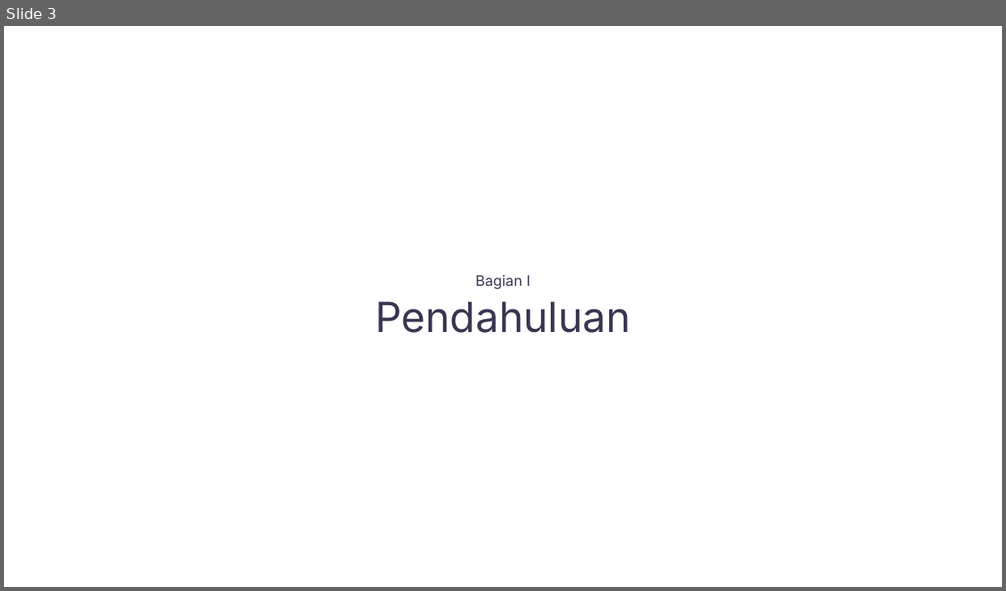
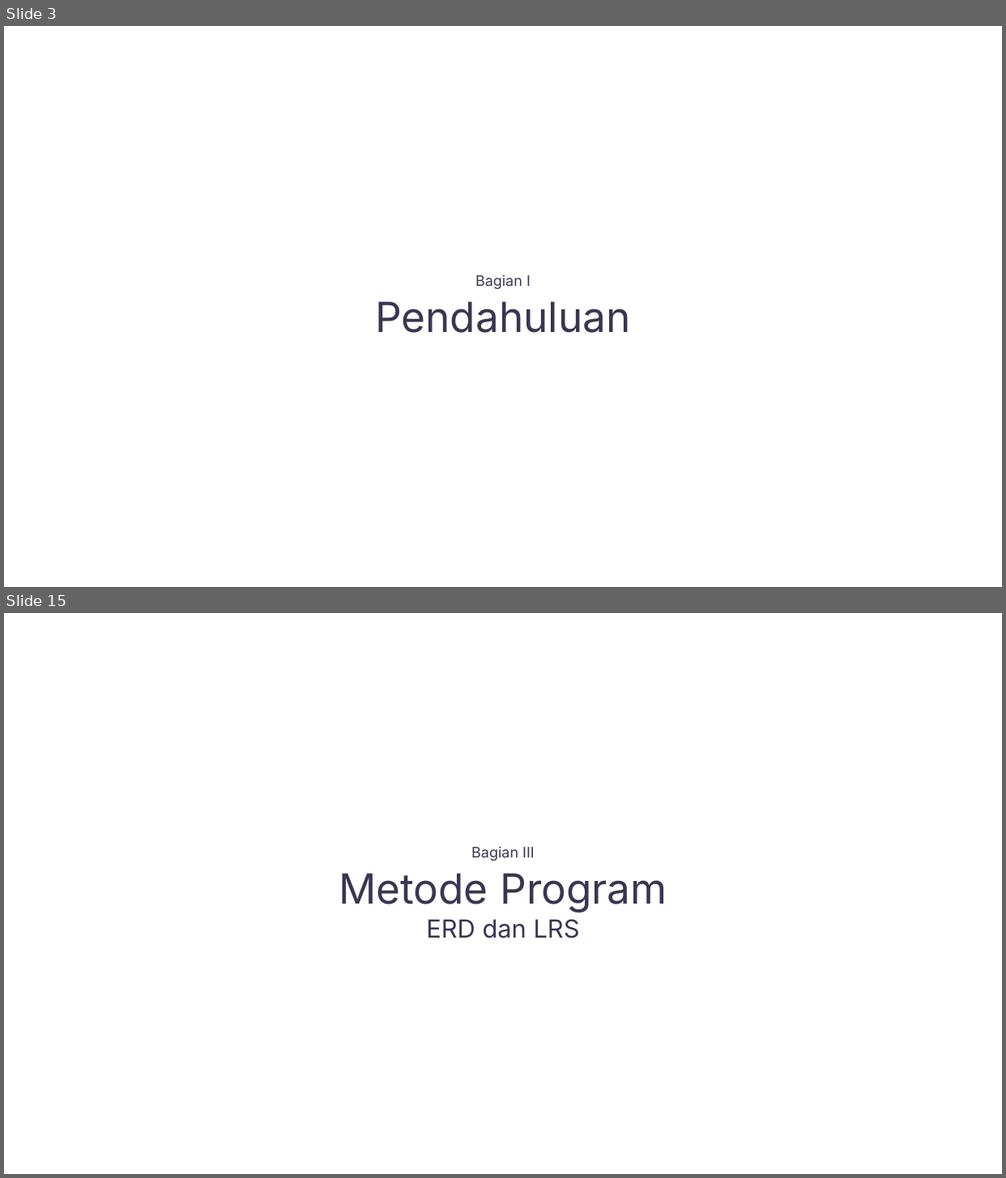
Before and after one commit to andrr64/KeuanganKu, a slide deck: assets/presentasi/presentasi.pptx. Shown one above the other, each under a label of ours: slide 3 before the commit, slides 3 and 15 after it; the slides between them are not shown. The pictures are 1006x591 and 1006x1178 pixels, drawn with LibreOffice and Linux fonts; fonts in the diff are those of the drawing. Boxes give left, top, right and bottom in pixels: in the first picture for what was removed or moved away, otherwise in the second. Text is boxed around its words. In the diff, an @@ line names an element or a change of style, - is before the commit and + after.

```diff
--- a/assets/presentasi/presentasi.pptx
+++ b/assets/presentasi/presentasi.pptx
@@ slide 15 added at [4, 613, 1002, 1174], background #FFFFFF @@
@@ text added at [471, 846, 534, 861], 14 pt, text #383651 @@
+Bagian III
@@ text added at [339, 873, 667, 939], 40 pt, text #383651 @@
+Metode Program
+ERD dan LRS
```
Also in this commit, not shown: 3 slides changed, 10 other slides added, 3 slides removed.
